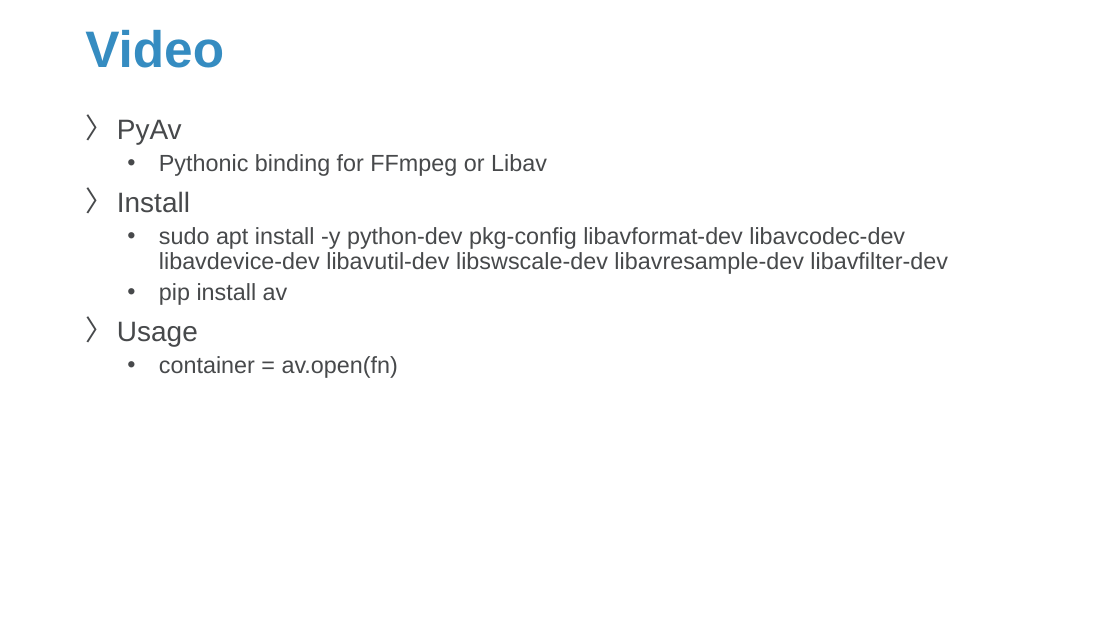
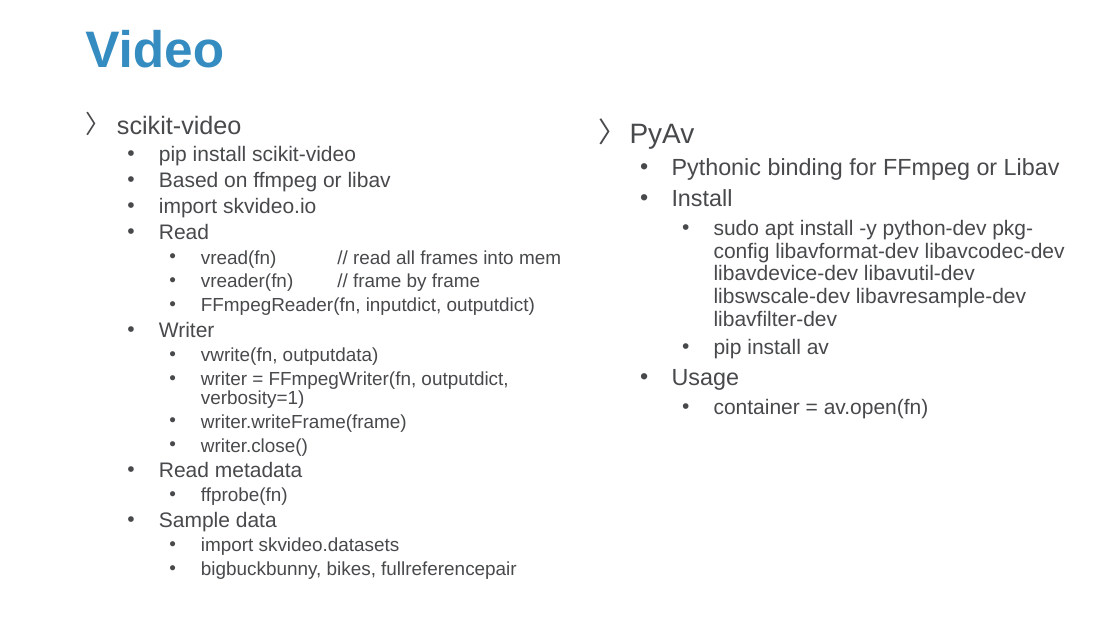
Before and after one commit to Sparks-Lu/TechNotes, a slide deck: slide 37 of Python/Python-Notes.pptx (slide 36 before the commit). Drawn at 1120x630 pixels with LibreOffice and Linux fonts; fonts in the diff are those of the drawing; background and template pictures are left out. Boxes give left, top, right and bottom in pixels: in the first picture for what was removed or moved away, otherwise in the second. Text is boxed around its words. In the diff, an @@ line names an element or a change of style, - is before the commit and + after.

```diff
--- a/Python/Python-Notes.pptx
+++ b/Python/Python-Notes.pptx
@@ text added at (x1=117, y1=115, x2=517, y2=579), 16.2 pt, text #47494B @@
+〉 scikit-video
+  • pip install scikit-video
+  • Based on ffmpeg or libav
+  • import skvideo.io
+  • Read
+    • vread(fn) // read all frames into mem
+    • vreader(fn) // frame by frame
+    • FFmpegReader(fn, inputdict, outputdict)
+  • Writer
+    • vwrite(fn, outputdata)
+    • writer = FFmpegWriter(fn, outputdict, verbosity=1)
+    • writer.writeFrame(frame)
+    • writer.close()
+  • Read metadata
+    • ffprobe(fn)
+  • Sample data
+    • import skvideo.datasets
+    • bigbuckbunny, bikes, fullreferencepair
@@ text "PyAv" moved from (x1=117, y1=119, x2=948, y2=378) to (x1=672, y1=158, x2=1065, y2=418) @@
@@ text at (x1=672, y1=189, x2=1065, y2=418): size 24 to 20 pt in "Install", "Usage"; size 20 to 18 pt in "sudo apt install -y python-dev pkg-config libavformat-dev ...", "pip install av", "container = av.open(fn)"; bullet 〉 to •; list level 1 to 2 in "Install"; list level 2 to 3 in "sudo apt install -y python-dev ..."; list level 2 to 3 in "pip install av"; list level 1 to 2 in "Usage"; list level 2 to 3 in "container = av.open(fn)" @@
```
Also in this commit, not shown: 5 other slides changed, 5 slides added, 10 other files.
